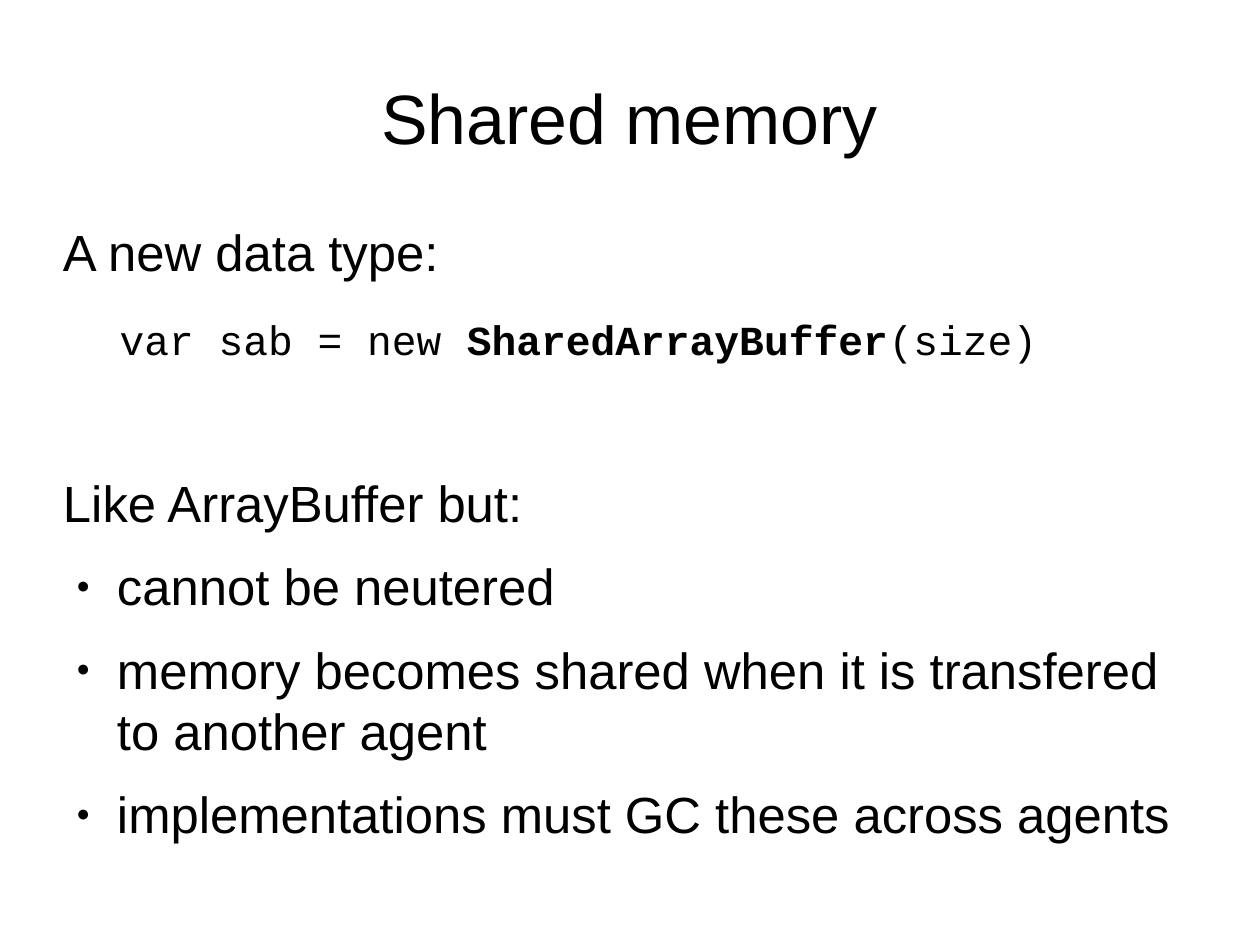
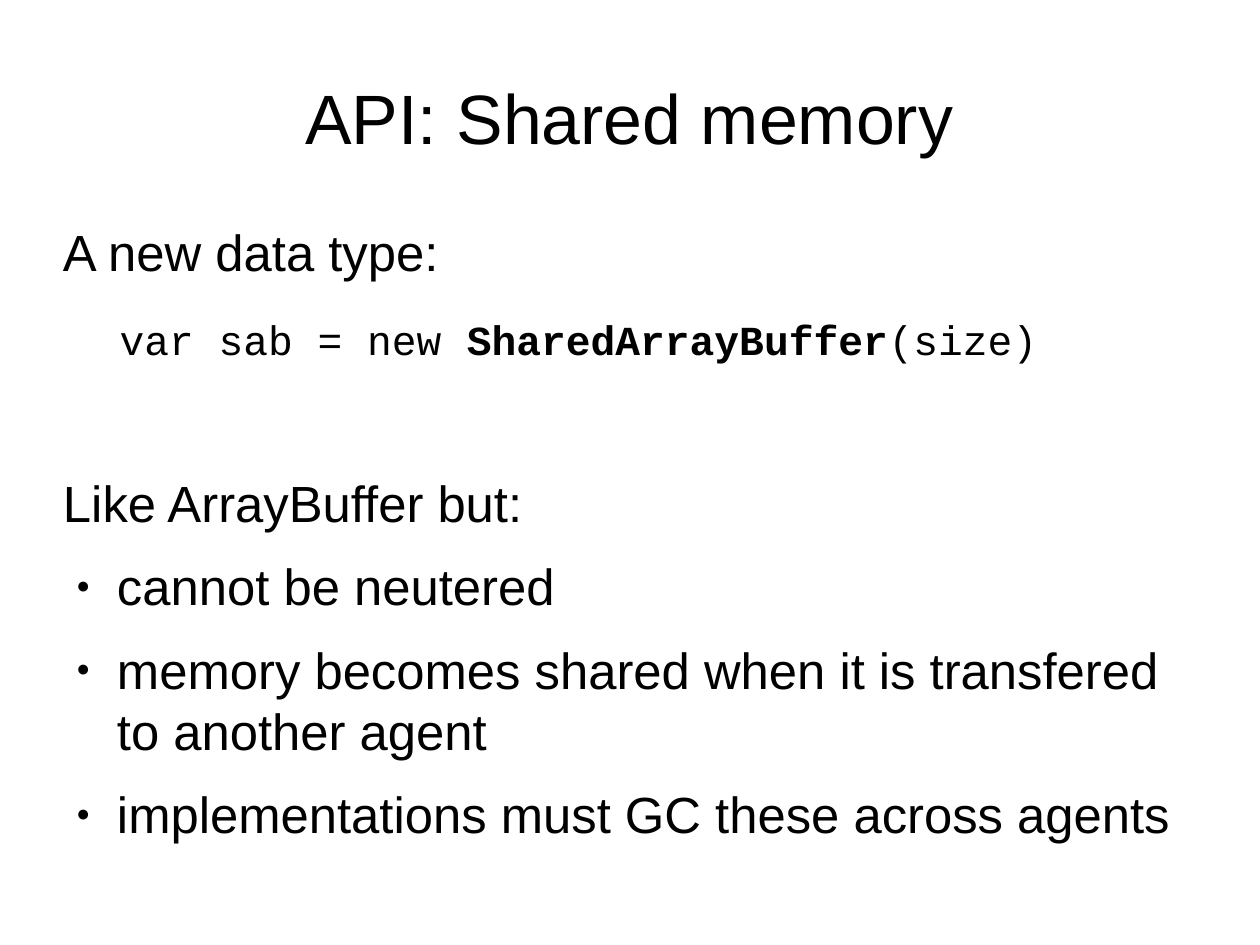
Before and after one commit to tc39/proposal-ecmascript-sharedmem, a slide deck: slide 6 of tc39/presentation-sept-2015.odp (slide 5 before the commit). Drawn at 1260x945 pixels with LibreOffice and Linux fonts; fonts in the diff are those of the drawing. Boxes give left, top, right and bottom in pixels: in the first picture for what was removed or moved away, otherwise in the second. Text is boxed around its words. In the diff, an @@ line names an element or a change of style, - is before the commit and + after.

```diff
--- a/tc39/presentation-sept-2015.odp
+++ b/tc39/presentation-sept-2015.odp
@@ title at [305, 93, 953, 157]: text changed @@
-Shared memory
+API: Shared memory
```
Also in this commit, not shown: 7 other slides changed, 9 slides added, 1 slide removed.
